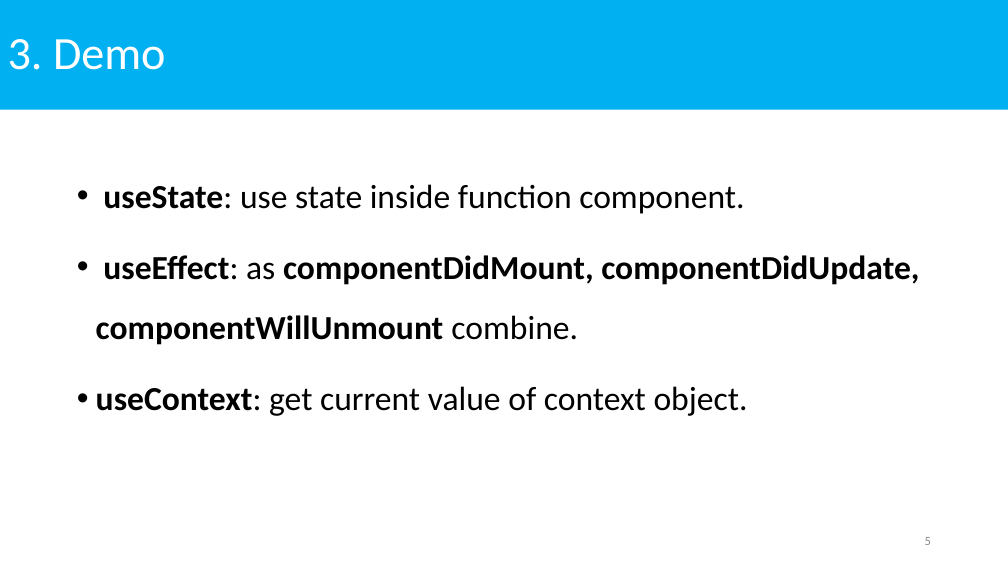
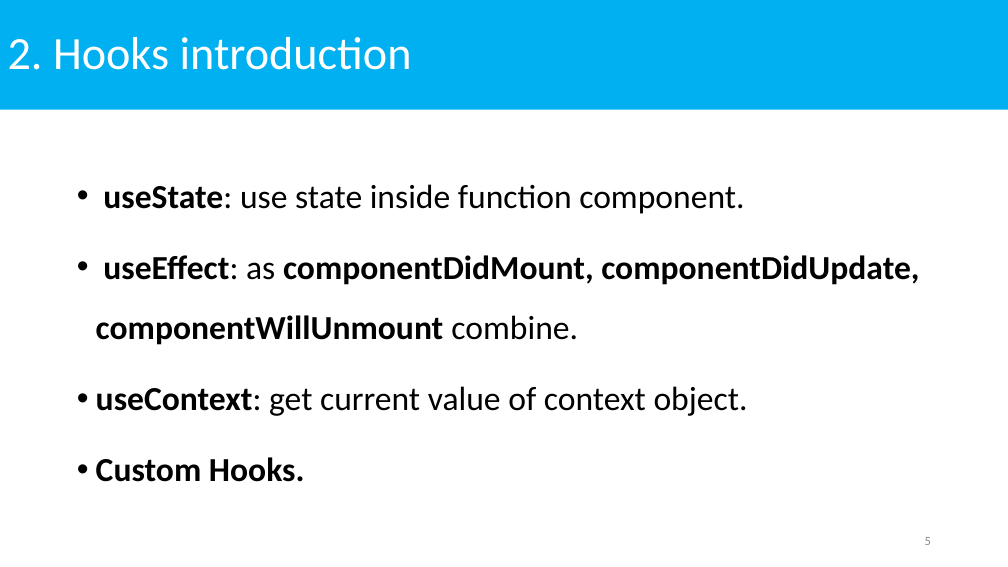
Before and after one commit to NhanHoang8195/react-hook-demo, a slide deck: slide 5 of ReactHooks.pptx. Drawn at 1008x567 pixels with LibreOffice and Linux fonts; fonts in the diff are those of the drawing. Boxes give left, top, right and bottom in pixels: in the first picture for what was removed or moved away, otherwise in the second. Text is boxed around its words. In the diff, an @@ line names an element or a change of style, - is before the commit and + after.

```diff
--- a/ReactHooks.pptx
+++ b/ReactHooks.pptx
@@ title at (8,37,412,70): text changed @@
-3. Demo
+2. Hooks introduction
@@ text at (96,457,305,482): paragraph added @@
+• Custom Hooks.
```
Also in this commit, not shown: 1 other slide changed, 1 slide added.
